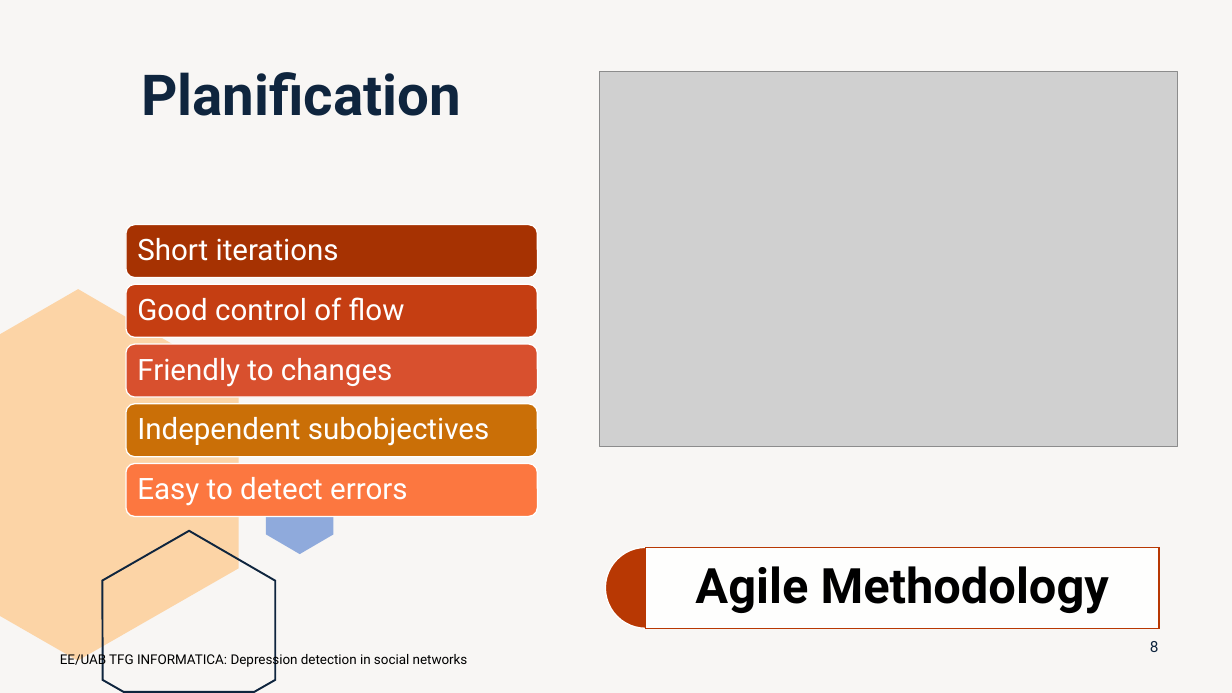
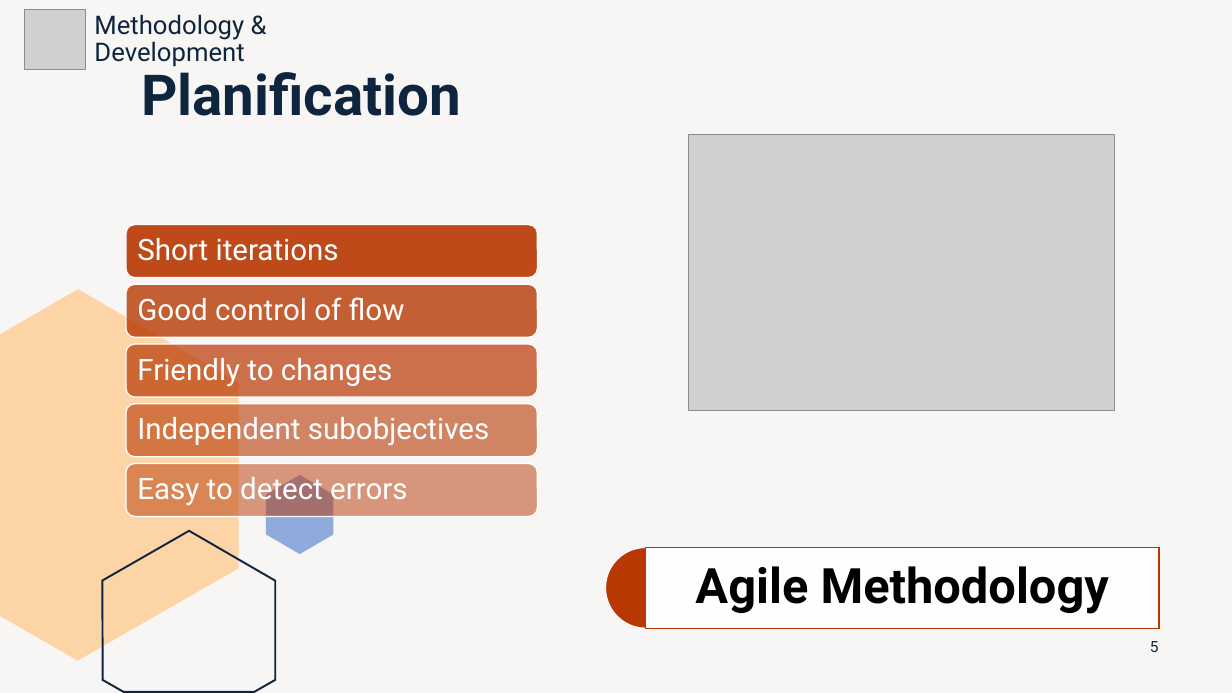
Before and after one commit to marti1999/TFG, a slide deck: slide 5 of informes/entrega final/presentation.pptx (slide 8 before the commit). Drawn at 1232x693 pixels with LibreOffice and Linux fonts; fonts in the diff are those of the drawing; grey boxes stand for pictures. Boxes give left, top, right and bottom in pixels: in the first picture for what was removed or moved away, otherwise in the second. Text is boxed around its words. In the diff, an @@ line names an element or a change of style, - is before the commit and + after.

```diff
--- a/informes/entrega final/presentation.pptx
+++ b/informes/entrega final/presentation.pptx
@@ picture added at [25, 9, 85, 70] @@
@@ text added at [94, 14, 244, 67], 20 pt, text #0F253E @@
+Methodology & Development
@@ picture: place and size @@
-picture at [599, 72, 1177, 447]
+picture at [689, 134, 1115, 409]
@@ rounded rectangle at [126, 225, 537, 277]: fill #A73303 to #B83803 at 90% opacity @@
@@ rounded rectangle at [126, 285, 537, 337]: fill #C63F13 to #B83803 at 80% opacity @@
@@ rounded rectangle at [126, 344, 537, 396]: fill #D75231 to #B83803 at 70% opacity @@
@@ rounded rectangle at [126, 404, 537, 457]: fill #CA6F07 to #B83803 at 60% opacity @@
@@ rounded rectangle at [126, 464, 537, 517]: fill #FC7740 to #B83803 at 50% opacity @@
@@ text removed at [60, 652, 468, 669] @@
-EE/UAB TFG INFORMATICA: Depression detection in social networks
@@ page number at [1150, 641, 1159, 652]: text changed @@
-8
+5
```
Also in this commit, not shown: 13 other slides changed, 11 slides added, 11 slides removed, 1 other file.
